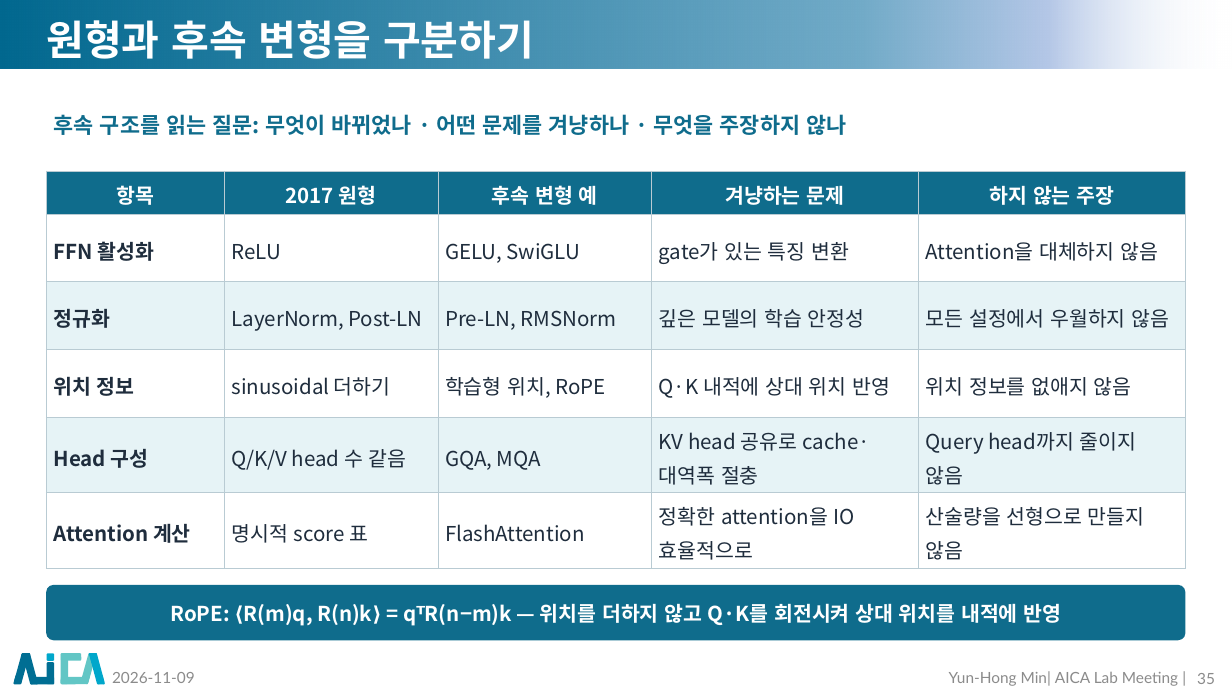
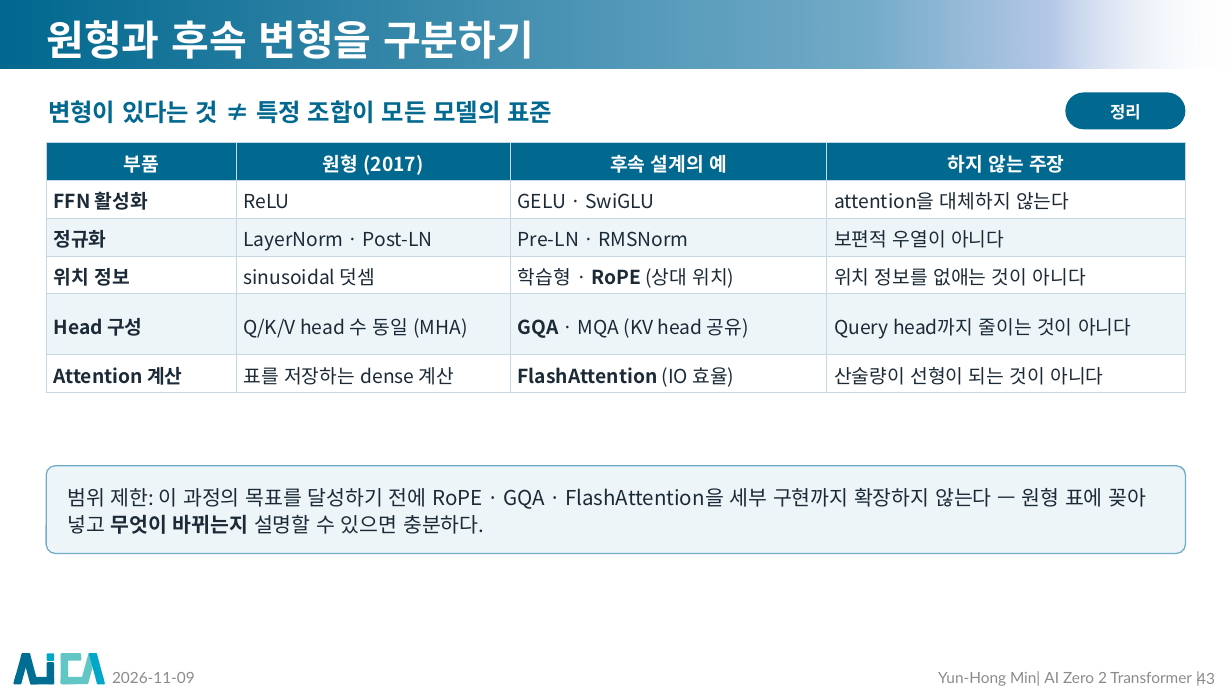
Before and after one commit to myunhh/AI-Zero-2-Transformers, a slide deck: slide 43 of lectures/week06_transformer_complete.pptx (slide 35 before the commit). Drawn at 1232x693 pixels with LibreOffice and Linux fonts; fonts in the diff are those of the drawing; background and template pictures are left out. Boxes give left, top, right and bottom in pixels: in the first picture for what was removed or moved away, otherwise in the second. Text is boxed around its words. In the diff, an @@ line names an element or a change of style, - is before the commit and + after.

```diff
--- a/lectures/week06_transformer_complete.pptx
+++ b/lectures/week06_transformer_complete.pptx
@@ text at (48, 100, 552, 124): text changed; size 17 to 19 pt; text colour #0F6C8C to #01688F @@
-후속 구조를 읽는 질문: 무엇이 바뀌었나 · 어떤 문제를 겨냥하나 · 무엇을 주장하지 않나
+변형이 있다는 것 ≠ 특정 조합이 모든 모델의 표준
@@ rounded rectangle added at (1066, 92, 1186, 129), fill #01688F, 13 pt, text #FFFFFF, bold @@
+정리
@@ table at (46, 142, 1185, 393) @@
-column 1: 항목 | FFN 활성화 | 정규화 | 위치 정보 | Head 구성 | Attention 계산
-column 2: 2017 원형 | ReLU | LayerNorm, Post-LN | sinusoidal 더하기 | Q/K/V head 수 같음 | 명시적 score 표
-column 3: 후속 변형 예 | GELU, SwiGLU | Pre-LN, RMSNorm | 학습형 위치, RoPE | GQA, MQA | FlashAttention
-column 4: 겨냥하는 문제 | gate가 있는 특징 변환 | 깊은 모델의 학습 안정성 | Q·K 내적에 상대 위치 반영 | KV head 공유로 cache·대역폭 절충 | 정확한 attention을 IO 효율적으로
-column 5: 하지 않는 주장 | Attention을 대체하지 않음 | 모든 설정에서 우월하지 않음 | 위치 정보를 없애지 않음 | Query head까지 줄이지 않음 | 산술량을 선형으로 만들지 않음
+column 1: 부품 | FFN 활성화 | 정규화 | 위치 정보 | Head 구성 | Attention 계산
+column 2: 원형 (2017) | ReLU | LayerNorm · Post-LN | sinusoidal 덧셈 | Q/K/V head 수 동일 (MHA) | 표를 저장하는 dense 계산
+column 3: 후속 설계의 예 | GELU · SwiGLU | Pre-LN · RMSNorm | 학습형 · RoPE (상대 위치) | GQA · MQA (KV head 공유) | FlashAttention (IO 효율)
+column 4: 하지 않는 주장 | attention을 대체하지 않는다 | 보편적 우열이 아니다 | 위치 정보를 없애는 것이 아니다 | Query head까지 줄이는 것이 아니다 | 산술량이 선형이 되는 것이 아니다
@@ table: place and size @@
-table at (46, 171, 1186, 564)
+table at (46, 142, 1185, 393)
@@ rounded rectangle added at (46, 466, 1186, 554), fill #EDF5F9, outline #72ABC8 1 pt, 16 pt, text #1B2A36 @@
+범위 제한: 이 과정의 목표를 달성하기 전에 RoPE · GQA · FlashAttention을 세부 구현까지 확장하지 않는다 — 원형 표에 꽂아 넣고 무엇이 바뀌는지 설명할 수 있으면 충분하다.
@@ rounded rectangle removed at (46, 585, 1186, 640) @@
-RoPE: ⟨R(m)q, R(n)k⟩ = qᵀR(n−m)k — 위치를 더하지 않고 Q·K를 회전시켜 상대 위치를 내적에 반영
@@ text at (938, 671, 1192, 686): text changed @@
-Yun-Hong Min| AICA Lab Meeting |
+Yun-Hong Min| AI Zero 2 Transformer |
@@ page number at (1197, 671, 1215, 686): text changed @@
-35
+43
```
Also in this commit, not shown: 17 other slides changed, 34 slides added, 25 slides removed, 21 other files.
